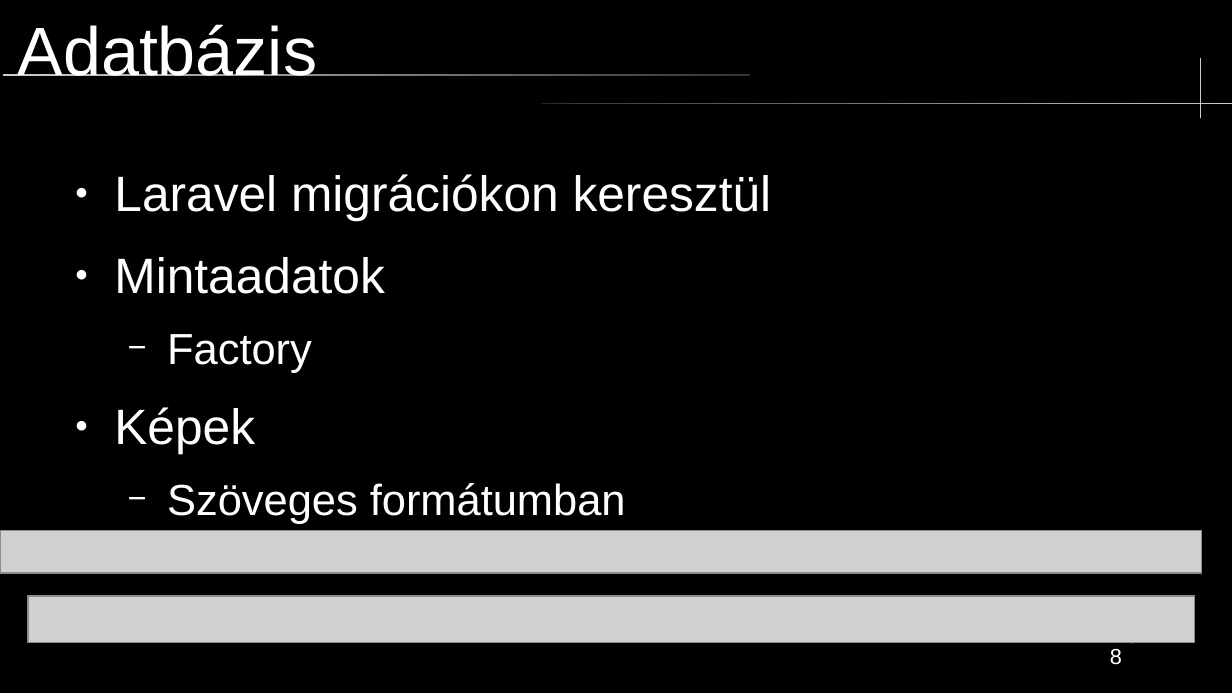
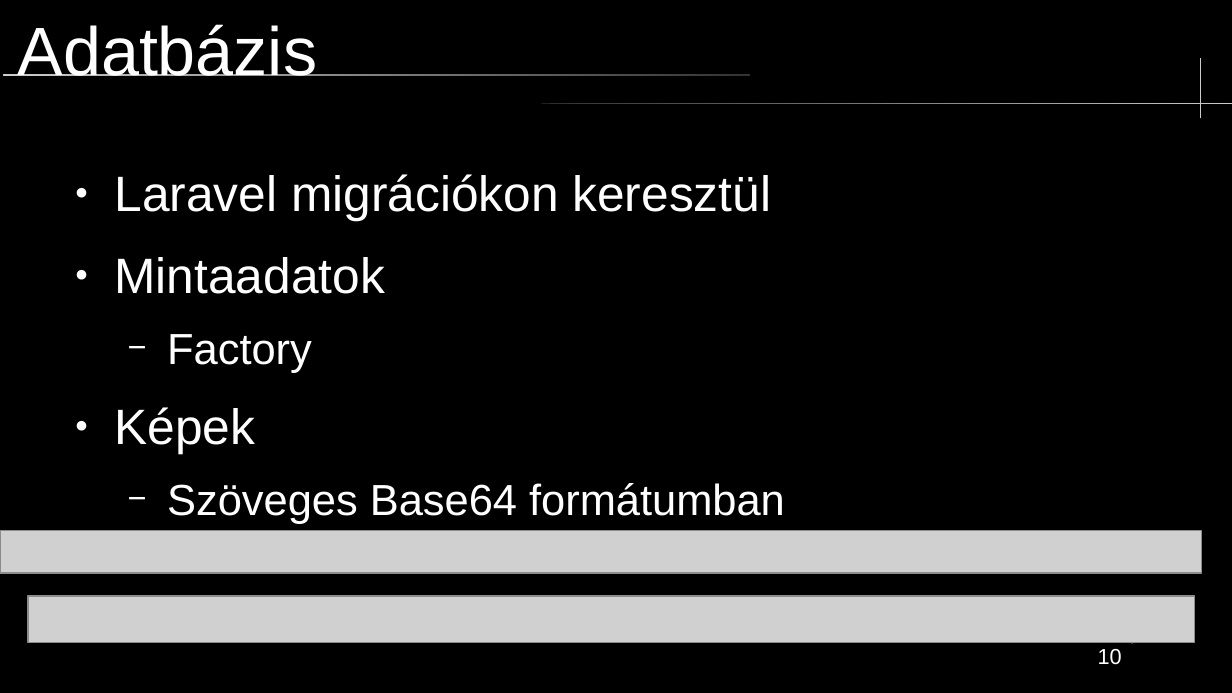
Before and after one commit to mikobalint-szbi/PawnHub, a slide deck: slide 10 of [Developer]/PPT/technikai prezentáció.odp (slide 8 before the commit). Drawn at 1232x693 pixels with LibreOffice and Linux fonts; fonts in the diff are those of the drawing; grey boxes stand for pictures. Boxes give left, top, right and bottom in pixels: in the first picture for what was removed or moved away, otherwise in the second. Text is boxed around its words. In the diff, an @@ line names an element or a change of style, - is before the commit and + after.

```diff
--- a/[Developer]/PPT/technikai prezentáció.odp
+++ b/[Developer]/PPT/technikai prezentáció.odp
@@ text at <box>167,483,785,524</box>: text changed @@
-  − Szöveges formátumban
+  − Szöveges Base64 formátumban
@@ page number at <box>1098,649,1122,665</box>: text changed @@
-8
+10
```
Also in this commit, not shown: 5 other slides changed, 11 slides added, 2 slides removed.
